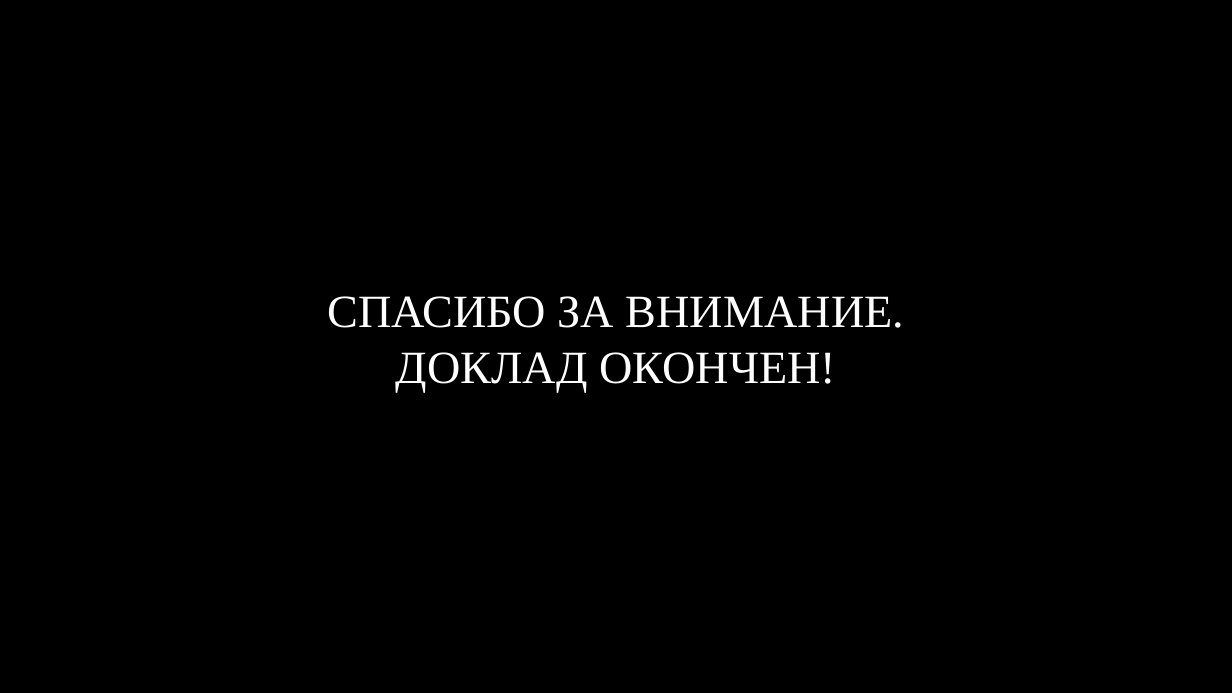
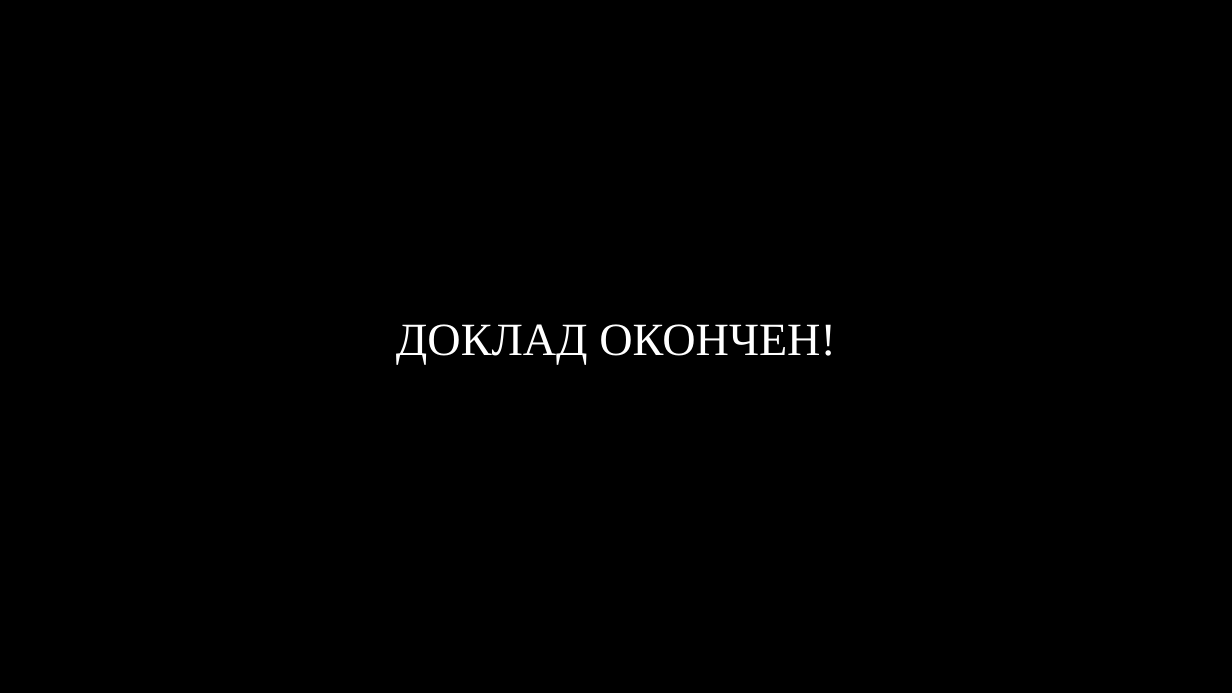
Before and after one commit to RAdKuzur/ASTU, a slide deck: slide 21 of Дипломная работа/Диплом/Презентация.pptx. Drawn at 1232x693 pixels with LibreOffice and Linux fonts; fonts in the diff are those of the drawing; background and template pictures are left out. Boxes give left, top, right and bottom in pixels: in the first picture for what was removed or moved away, otherwise in the second. Text is boxed around its words. In the diff, an @@ line names an element or a change of style, - is before the commit and + after.

```diff
--- a/Дипломная работа/Диплом/Презентация.pptx
+++ b/Дипломная работа/Диплом/Презентация.pptx
@@ title at [396, 324, 836, 364]: text changed @@
-СПАСИБО ЗА ВНИМАНИЕ.
-ДОКЛАД ОКОНЧЕН!
+ДОКЛАД ОКОНЧЕН!
```
Also in this commit, not shown: 2 other slides changed, 2 other files.
